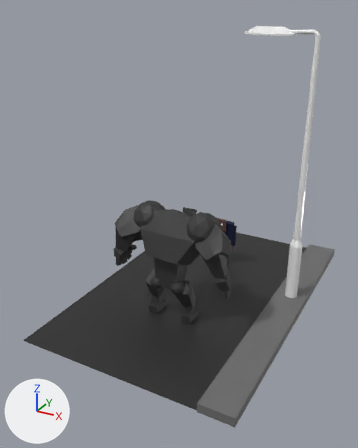
Two versions of the Blender file oldman.blend, one commit apart.
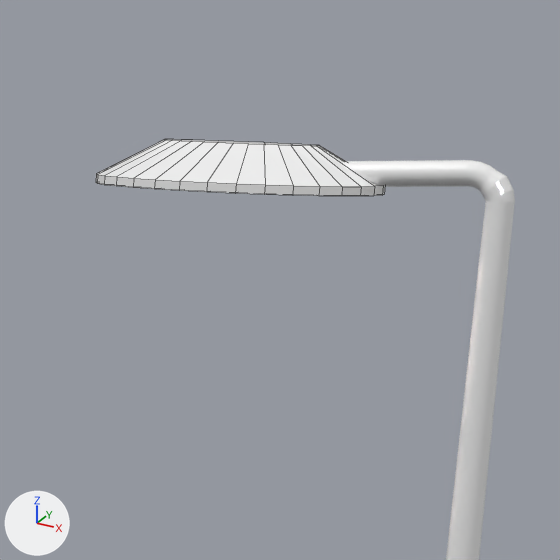
There are two pictures of each version: one whole from a camera (50 mm lens) standing at (16.23, -40.21, 18.44) and looking at (-0.14, -10.44, 3.56), one close up on the part from 63% to 92% of the width and 0% to 23% of the height. Arrows for +X, +Y and +Z are at lower left; the lights stay in place. The close-ups show mesh edges as thin lines.

The scene before the commit, as lines of its bpy script (objects in view):
```python
me_cylinder_002 = bpy.data.meshes.new('Cylinder.002')
me_cylinder_002.from_pydata(...)  # 512 vertices, 451 faces; spans x -4.18..1.0, y -1.0..1.0, z -1.0..7.24
me_cylinder_002.materials.append(mat_poteau)  # white #ffffff
me_cylinder_003 = bpy.data.meshes.new('Cylinder.003')
me_cylinder_003.from_pydata(...)  # 128 vertices, 98 faces; spans x -1.0..1.0, y -1.84..1.84, z -1.0..1.5
# faces by material slot: [97, 1]
me_cylinder_003.materials.append(mat_poteau)  # white #ffffff
me_cylinder_003.materials.append(mat_lamplight)  # white #e7e7e7
ob_light = bpy.data.objects.new('light', me_cylinder_003)
ob_light.location = (4.38, -5.94, 17.0)
ob_light.rotation_euler = (0.0166, -3.145, -1.605)  # degrees (1, -180, -92)
ob_light.scale = (1.0, 1.0, 0.209)
ob_pole = bpy.data.objects.new('pole', me_cylinder_002)
ob_pole.location = (7.64, -6.05, -0.7)
ob_pole.scale = (0.48, 0.48, 2.46)
```
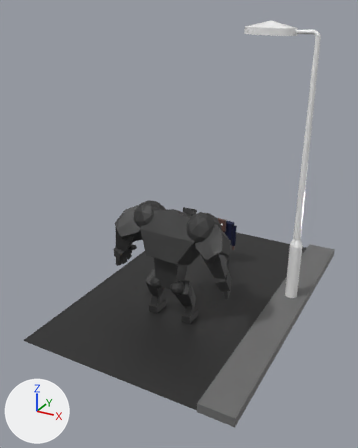
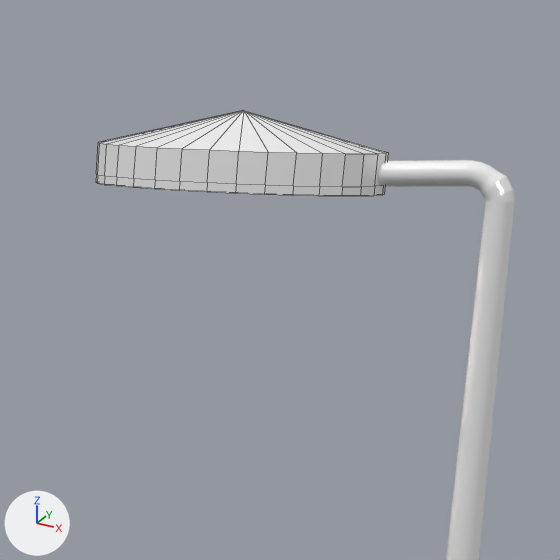
Pixel boxes [x1, y1, x2, y2] of what changed, in the close-ups (560 x 560 px):
'light', reshaped (50% taller): before [96, 139, 385, 196]; after [96, 110, 389, 196]
part 1 of me_cylinder_003, built on: before [96, 139, 378, 187]; after [96, 110, 389, 187]

Diff of the bpy script that builds the scene:
```diff
--- a/oldman.blend.py
+++ b/oldman.blend.py
@@ me_cylinder_003 @@
 # used by ob_light; location = (4.38, -5.94, 17.0); rotation_euler = (0.0166, -3.145, -1.605), in degrees (1, -180, -92); scale = (1.0, 1.0, 0.209)
-me_cylinder_003.from_pydata(...)  # 128 vertices, 98 faces; spans x -1.0..1.0, y -1.84..1.84, z -1.0..1.5
+me_cylinder_003.from_pydata(...)  # 192 vertices, 162 faces; spans x -1.0..1.0, y -1.84..1.84, z -2.73..1.5
+# me_cylinder_003 part 1
+# 32 faces are deleted
+# 32 vertices move from x -0.26..0.26, y -1.0..1.0, z -1.0 to x 0.0, y 0.0, z -1.0
+# 64 new vertices lie (0.0, 0.0, -1.73) away from vertices in x -1.0..1.0, y -1.84..1.84, z -1.0..1.0
+# 96 new faces join them, mat_poteau (white #ffffff)
 me_cylinder_003.materials.append(mat_poteau)
```
